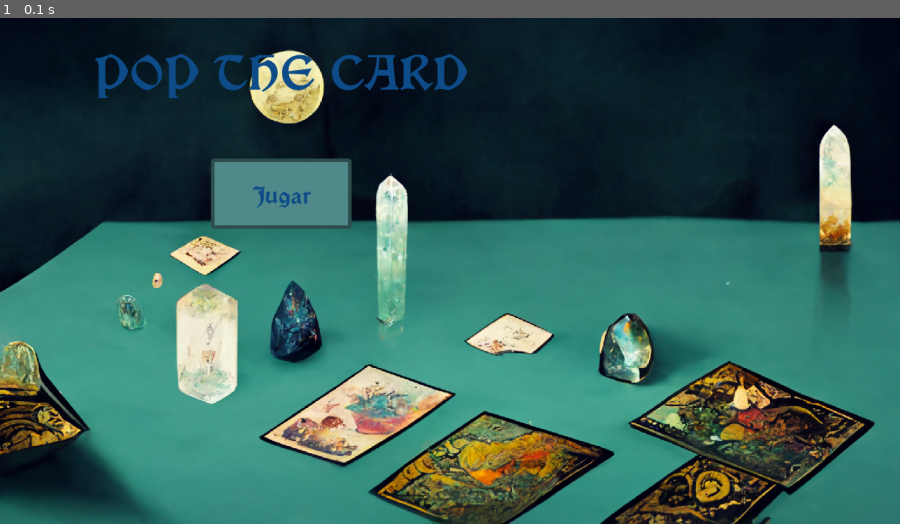
Above: before the commit, frame 1.
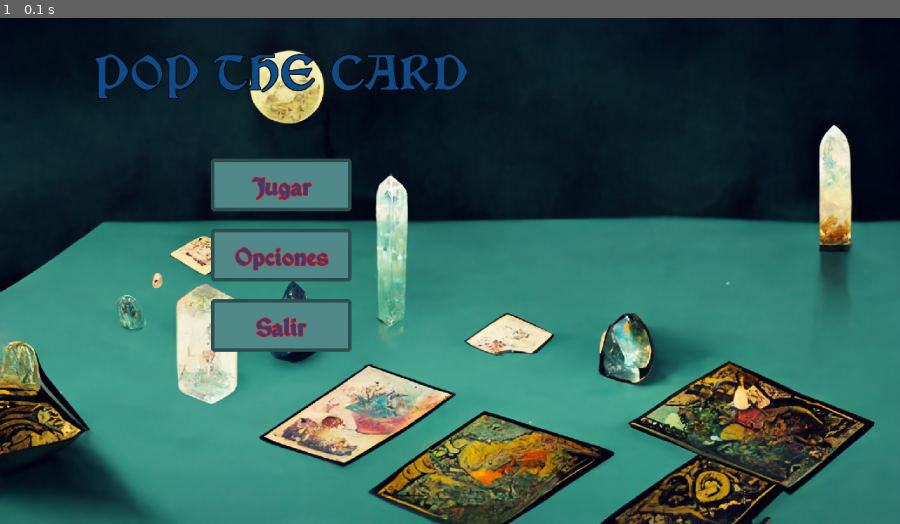
Above: after the commit, the same moment.

Repository: juliancz-a/SP_GRUPO_5_Pygame
Game: pygame game, started from code/class_game.py
Same seed, same stepped clock (60 frames per second), same inputs: the game is played once before the commit and once after it.
Inputs:
- Up to frame 1 (0.1 s): no input

The runs differ from the first frame. In frame 1, 4.2% of the frame differs, in the area x 10-52%, y 6-67%.

Commit message:
classes update

Diff:
--- a/code/class_box.py
+++ b/code/class_box.py
@@ -103,7 +103,7 @@
 
         return action
     def draw_text(self, surface: pygame.Surface , text: str, text_color: str| tuple, font:str, font_size:int = 20,
-                border = None, border_thickness = 0, border_color = None):
+                border = False, border_thickness = 1, border_color = "black"):
 
         x,y = self.rectangulo.x, self.rectangulo.y
 
@@ -112,9 +112,6 @@
         fuente = pygame.font.Font(font, font_size)
 
         text_surface = fuente.render(text, True, text_color)
-
-        border_thickness = 1
-        border_color = "gray0"
 
         #Obtener coordenadas del centro de la caja, y asignarselas al texto en formato rect
         width_center = self.dimensiones[0] / 2
@@ -130,6 +127,7 @@
                     if dx != 0 or dy != 0:
                         offset_rect = text_rect.copy()
                         offset_rect.move_ip(dx, dy)
+
                         surface.blit(fuente.render(text, True, border_color), offset_rect)
 
         surface.blit(text_surface, text_rect)
--- a/code/class_game.py
+++ b/code/class_game.py
@@ -9,7 +9,6 @@
     def __init__(self, size, title, icon:str) -> None:
 
         pygame.init()
-
         self.surface = pygame.display.set_mode((size), pygame.RESIZABLE)
         self.window = Menu(self.surface)
 
@@ -42,5 +41,5 @@
 
 
 
-juego = Game((1280,720), "a jugar ", r"code\data\img\image.png")
+juego = Game((1280,720), "POP THE CARD", r"code\data\img\image.png")
 juego.run()
--- a/code/class_menu.py
+++ b/code/class_menu.py
@@ -6,9 +6,12 @@
 
     def __init__(self, surface:pygame.Surface) -> None:
         self.surface = surface
-        self.resize_surface = None
         self.background = r"code\data\img\Menu_background.png"
-        self.play_button = Box(surface.get_size(), (300,200), (200,100))
+
+        self.play_button = Box(surface.get_size(), (300,200), (200,75))
+        self.options_button = Box(surface.get_size(), (300,300), (200,75))
+        self.exit_button = Box(surface.get_size(), (300,400), (200,75))
+
         self.title = Box((surface.get_size()), (200,50), (400,50))
         self.music = None
 
@@ -16,8 +19,13 @@
     def render(self):
 
         play = False
+        option = False
+        exit = False
 
         self.play_button.set_color("darkslategray4", "darkslategrey", "grey")
+        self.options_button.set_color("darkslategray4", "darkslategrey", "grey")
+        self.exit_button.set_color("darkslategray4", "darkslategrey", "grey")
+
 
         while True:
             background = pygame.image.load(self.background)
@@ -25,25 +33,38 @@
 
             if play:
                 return "play"
+            elif option:
+                return "option"
 
             for event in pygame.event.get():
-                if event.type == pygame.QUIT:
+
+                if event.type == pygame.QUIT or exit:
                     return False
+
                 elif event.type == pygame.VIDEORESIZE:
-                    print(event.size)
-                    print(self.surface.get_size())
                     self.resize_surface = pygame.display.set_mode((event.w, event.h), pygame.RESIZABLE)
                     self.play_button.resize(event.size)
-                    self.surface = self.resize_surface
+                    self.title.resize(event.size)
+                    self.options_button.resize(event.size)
+
                 play = self.play_button.interaction(event)
+                option = self.options_button.interaction(event)
+                exit = self.exit_button.interaction(event)
 
             self.surface.fill("black")
             self.surface.blit(background, (0,0))
 
+            self.exit_button.draw_box(self.surface, border_radius=5, border=True, border_width=5)
+            self.exit_button.draw_text(self.surface, "Salir", "dodgerblue4", r"code\data\vinque rg.otf", 50, border=True, border_thickness=1, border_color="red")
+
+            self.options_button.draw_box(self.surface, border_radius=5, border=True, border_width=5)
+            self.options_button.draw_text(self.surface, "Opciones", "dodgerblue4", r"code\data\vinque rg.otf", 50, border=True, border_thickness=1, border_color="red")
+
             self.play_button.draw_box(self.surface, border_radius=5, border=True, border_width=5)
-            self.play_button.draw_text(self.surface, "Jugar", "dodgerblue4", r"code\data\vinque rg.otf", 50)
+            self.play_button.draw_text(self.surface, "Jugar", "dodgerblue4", r"code\data\vinque rg.otf", 50, border=True, border_thickness=1, border_color="red")
 
-            self.title.draw_text(self.surface, "POP THE CARD", "dodgerblue4", r"code\data\vinque rg.otf", 50)
+            self.title.draw_text(self.surface, "POP THE CARD", "dodgerblue4", r"code\data\vinque rg.otf", 50, border=True)
+
             pygame.display.update()
 
     def set_bg():
--- a/code/class_play.py
+++ b/code/class_play.py
@@ -4,14 +4,14 @@
 class Play:
     def __init__(self, surface  ) -> None:
         self.surface = surface
+        self.menu_button = Box(surface.get_size(),(400,300), (200,100))
+        self.play_title = Box(surface.get_size(),(200,50), (400,50))
 
 
     def render(self):
 
-        title = Box((200,50), (400,50))
 
-        menu_button = Box((400,300), (200,100))
-        menu_button.set_color("red", "yellow", "grey")
+        self.menu_button.set_color("red", "yellow", "grey")
         menu = False
 
         options = False
@@ -25,12 +25,12 @@
                 if event.type == pygame.QUIT:
                     return False
 
-                menu = menu_button.interaction(event)
+                menu = self.menu_button.interaction(event)
 
             self.surface.fill("black")
 
-            menu_button.draw_box(self.surface, border_radius=5, border=True, border_width=5)
-            menu_button.draw_text(self.surface, "Menú", "white", r"code\data\vinque rg.otf", 30)
+            self.menu_button.draw_box(self.surface, border_radius=5, border=True, border_width=5)
+            self.menu_button.draw_text(self.surface, "Volver al menú", "white", r"code\data\vinque rg.otf", 30)
 
-            title.draw_text(self.surface, "A jugar!", "red", r"code\data\vinque rg.otf", 50)
+            self.play_title.draw_text(self.surface, "A jugar!", "red", r"code\data\vinque rg.otf", 50)
             pygame.display.update()
